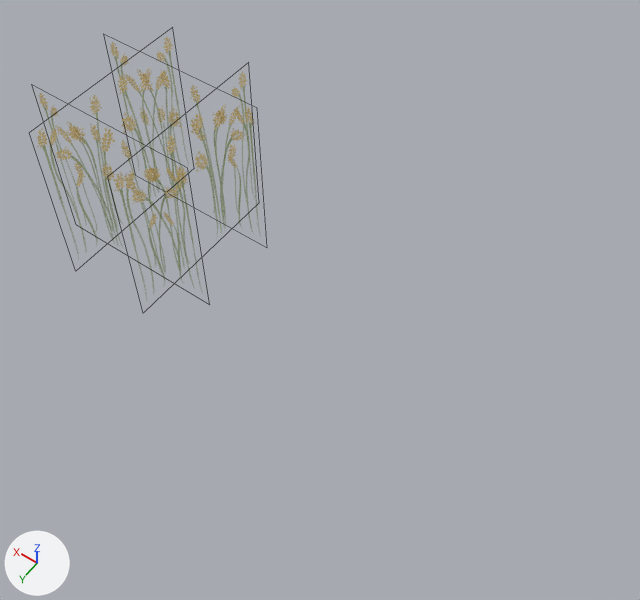
The Blender file Art/Modely/2Dmodely/untitled.blend, before and after one commit.
The view is the same before and after, from a 50 mm camera at (-5.34, 4.55, 7.52) aimed at (-2.38, 0.4, 1.0). Lighting does not change. The marker at lower left points along +X, +Y and +Z. Mesh edges are drawn as thin lines.

The scene before the commit, as lines of its bpy script (objects in view):
```python
me_plane_004 = bpy.data.meshes.new('Plane.004')
me_plane_004.from_pydata(...)  # 4 vertices, 1 face; spans x -1.0..1.0, y -1.0..1.0, z 0.0
me_plane_004.materials.append(mat_material)  # picture img_obili_png
me_plane_005 = bpy.data.meshes.new('Plane.005')
me_plane_005.from_pydata(...)  # 4 vertices, 1 face; spans x -1.0..1.0, y -1.0..1.0, z 0.0
me_plane_005.materials.append(mat_material)  # picture img_obili_png
me_plane_006 = bpy.data.meshes.new('Plane.006')
me_plane_006.from_pydata(...)  # 4 vertices, 1 face; spans x -1.0..1.0, y -1.0..1.0, z 0.0
me_plane_006.materials.append(mat_material)  # picture img_obili_png
me_plane_007 = bpy.data.meshes.new('Plane.007')
me_plane_007.from_pydata(...)  # 4 vertices, 1 face; spans x -1.0..1.0, y -1.0..1.0, z 0.0
me_plane_007.materials.append(mat_material)  # picture img_obili_png
ob_plane_004 = bpy.data.objects.new('Plane.004', me_plane_004)
ob_plane_004.location = (-0.5, 0.0, 1.0)
ob_plane_004.rotation_euler = (1.571, 0.0, 1.571)  # degrees (90, 0, 90)
ob_plane_005 = bpy.data.objects.new('Plane.005', me_plane_005)
ob_plane_005.location = (0.5, 0.0, 1.0)
ob_plane_005.rotation_euler = (1.571, 0.0, 1.571)  # degrees (90, 0, 90)
ob_plane_006 = bpy.data.objects.new('Plane.006', me_plane_006)
ob_plane_006.location = (0.0, 0.5, 1.0)
ob_plane_006.rotation_euler = (1.571, 0.0, 3.142)  # degrees (90, 0, 180)
ob_plane_007 = bpy.data.objects.new('Plane.007', me_plane_007)
ob_plane_007.location = (0.0, -0.5, 1.0)
ob_plane_007.rotation_euler = (1.571, 0.0, 3.142)  # degrees (90, 0, 180)
```
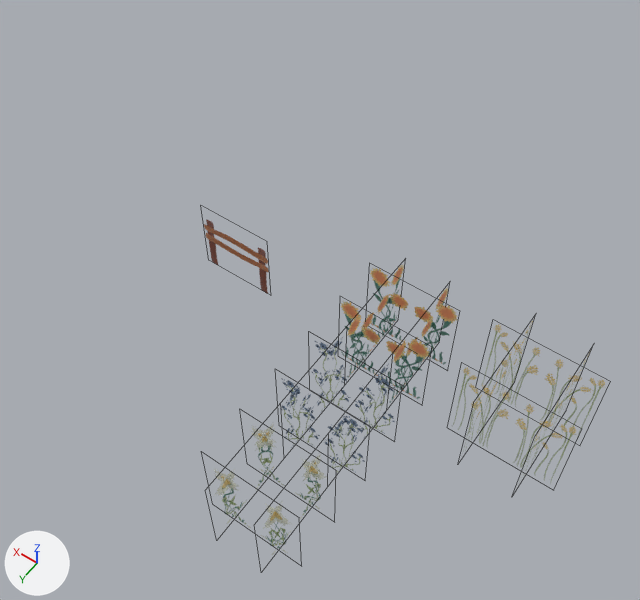
Boxes (x1, y1, x2, y2) around the edits, measured in the pictures (640 x 600 px):
'Plane.005', reshaped, moved, rescaled (24% shorter)
    before: (37, 36, 187, 252)
    after: (453, 320, 605, 483)
'Plane.001', added (brown)
    after: (341, 265, 457, 403)
'Plane.004', recoloured, surface changed, moved, turned, rescaled
    before: (115, 72, 253, 293)
    after: (204, 219, 269, 294)
'Plane.006', deleted
    before: (39, 93, 201, 287)
'Plane.002', added
    after: (280, 337, 395, 474)
'Plane.007', deleted
    before: (110, 42, 259, 229)
'Plane.003', added
    after: (214, 423, 327, 555)
part 1 of me_plane_005, added
    after: (519, 350, 591, 483)
part 2 of me_plane_005, added
    after: (453, 324, 605, 480)
part 3 of me_plane_005, recoloured
    before: (37, 36, 187, 252)
    after: (462, 320, 533, 454)

Patch to the scene script:
```diff
--- a/Art/Modely/2Dmodely/untitled.blend.py
+++ b/Art/Modely/2Dmodely/untitled.blend.py
@@ me_plane_004 @@
 me_plane_004.from_pydata(...)  # 4 vertices, 1 face; spans x -1.0..1.0, y -1.0..1.0, z 0.0
 # used by ob_plane_004; location = (-0.5, 0.0, 1.0); rotation_euler = (1.571, 0.0, 1.571), in degrees (90, 0, 90)
-me_plane_004.materials.append(mat_material)  # picture img_obili_png
+# me_plane_004 part 4: texture (UV) coordinates of 1 of 1 face, centred in x 0.0, y 0.0, z 0.0, changed; they spanned u 0.0..1.0, v 0.0..1.0 and now span u 0.03..0.97, v 0.11..1.06
+me_plane_004.materials.append(mat_plot)  # picture img_plot_png
@@ me_plane_005 @@
 # used by ob_plane_005; location = (0.5, 0.0, 1.0); rotation_euler = (1.571, 0.0, 1.571), in degrees (90, 0, 90)
 # verts and faces of me_plane_005; kept vertices keep their numbers, new ones are numbered from 4
-me_plane_005.from_pydata(...)  # 4 vertices, 1 face; spans x -1.0..1.0, y -1.0..1.0, z 0.0
-me_plane_005.materials.append(mat_material)  # picture img_obili_png
+me_plane_005.from_pydata(...)  # 16 vertices, 4 faces; spans x -1.0..1.0, y -1.0..1.0, z -1.5..0.5
+# me_plane_005 part 1: the loose piece of 4 vertices spanning x -1.0..1.0, y -1.0..1.0, z 0.0 is copied, and the copy is moved by (0.0, 0.0, -1.0), in mat_obili (picture img_obili_png_009); it spans x -1.0..1.0, y -1.0..1.0, z -1.0
+# me_plane_005 part 2
+verts[4] = (0.5, -1.0, 0.5)
+verts[5] = (0.5, -1.0, -1.5)
+verts[6] = (-0.5, -1.0, 0.5)  # pixel (475, 387)
+verts[7] = (-0.5, -1.0, -1.5)
+for new, old in zip([*range(8, 12)], [*range(4, 8)]): verts[new] = verts[old] + (0.0, 2.0, 0.0)
+faces += [(4, 5, 9, 8), (6, 7, 11, 10)]
+# me_plane_005 part 3: 1 face spanning x -1.0..1.0, y -1.0..1.0, z 0.0 switches from mat_material (picture img_obili_png) to mat_obili (picture img_obili_png_009)
+me_plane_005.materials.append(mat_obili)  # picture img_obili_png_009
@@ ob_plane_004 @@
 ob_plane_004 = bpy.data.objects.new('Plane.004', me_plane_004)
-ob_plane_004.location = (-0.5, 0.0, 1.0)
-ob_plane_004.rotation_euler = (1.571, 0.0, 1.571)  # degrees (90, 0, 90)
+ob_plane_004.location = (-1.0, 0.0, 0.4)
+ob_plane_004.rotation_euler = (1.571, 0.0, 0.0)  # degrees (90, 0, 0)
+ob_plane_004.scale = (0.438, 0.438, 0.438)
@@ ob_plane_005 @@
 ob_plane_005 = bpy.data.objects.new('Plane.005', me_plane_005)
-ob_plane_005.location = (0.5, 0.0, 1.0)
+ob_plane_005.location = (-4.1, 0.0, 0.5)
 ob_plane_005.rotation_euler = (1.571, 0.0, 1.571)  # degrees (90, 0, 90)
+ob_plane_005.scale = (0.572, 0.572, 0.572)
@@ ob_plane_006 @@
-ob_plane_006 = bpy.data.objects.new('Plane.006', me_plane_006)
@@ ob_plane_007 @@
-ob_plane_007 = bpy.data.objects.new('Plane.007', me_plane_007)
@@ ob_plane_003 @@
+ob_plane_003 = bpy.data.objects.new('Plane.003', me_plane_013)  # 16 vertices, 4 faces; spans x -1.0..1.0, y -1.0..1.0, z -1.0..1.0; in mat_kytka3 (picture img_kytka3_png)
+ob_plane_003.location = (-3.0, 2.0, 0.5)
+ob_plane_003.rotation_euler = (1.571, 0.0, 1.571)  # degrees (90, 0, 90)
+ob_plane_003.scale = (0.5, 0.5, 0.5)
@@ ob_plane_002 @@
+ob_plane_002 = bpy.data.objects.new('Plane.002', me_plane_012)  # 16 vertices, 4 faces; spans x -1.0..1.0, y -1.0..1.0, z -1.0..1.0; in mat_kytka1 (picture img_kytka1_png)
+ob_plane_002.location = (-3.0, 1.0, 0.5)
+ob_plane_002.rotation_euler = (1.571, 0.0, 1.571)  # degrees (90, 0, 90)
+ob_plane_002.scale = (0.5, 0.5, 0.5)
@@ ob_plane_001 @@
+ob_plane_001 = bpy.data.objects.new('Plane.001', me_plane_011)  # 16 vertices, 4 faces; spans x -1.0..1.0, y -1.0..1.0, z -1.0..1.0; in mat_kytka2 (picture img_kytka2_png)
+ob_plane_001.location = (-3.0, 0.0, 0.5)
+ob_plane_001.rotation_euler = (1.571, 0.0, 1.571)  # degrees (90, 0, 90)
+ob_plane_001.scale = (0.5, 0.5, 0.5)
```
